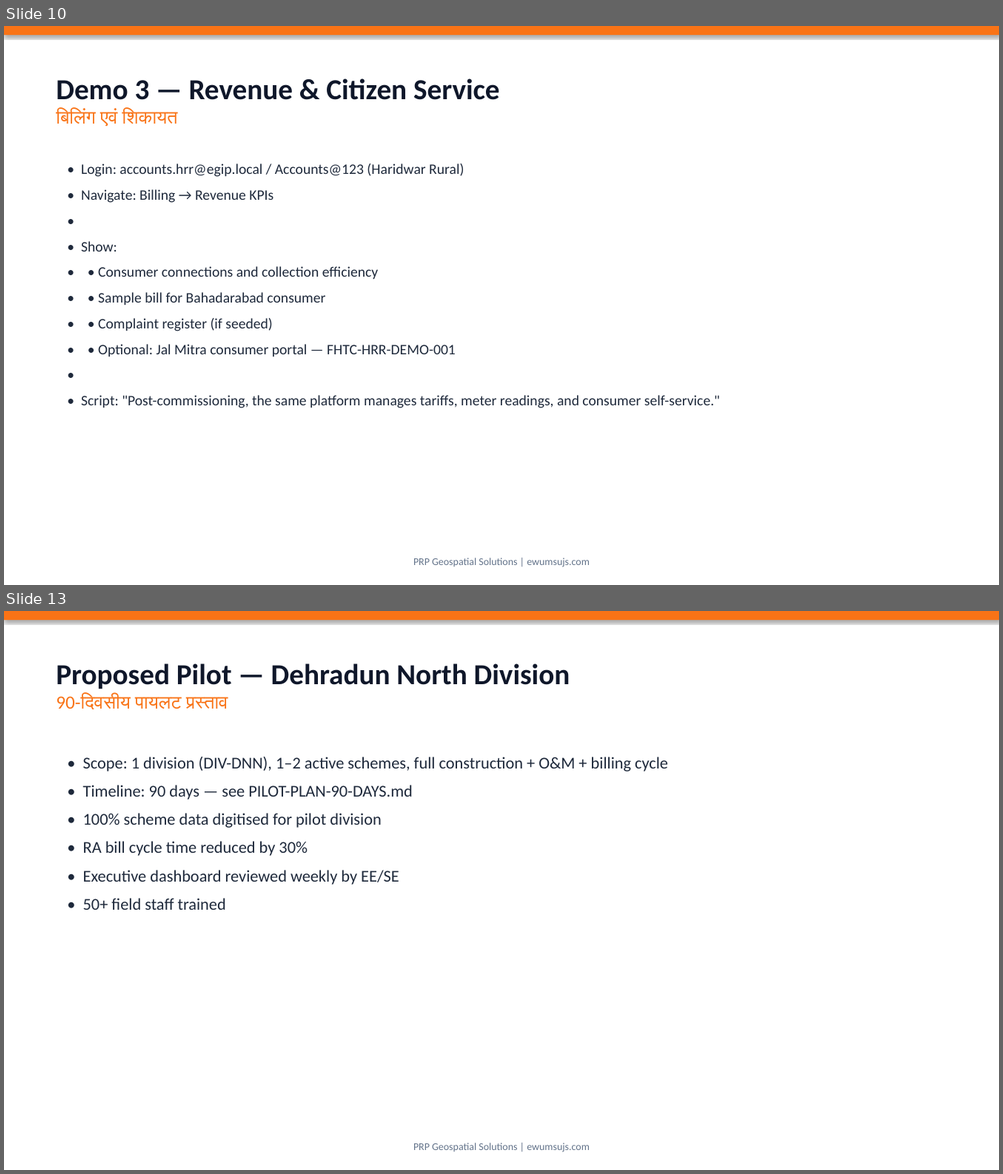
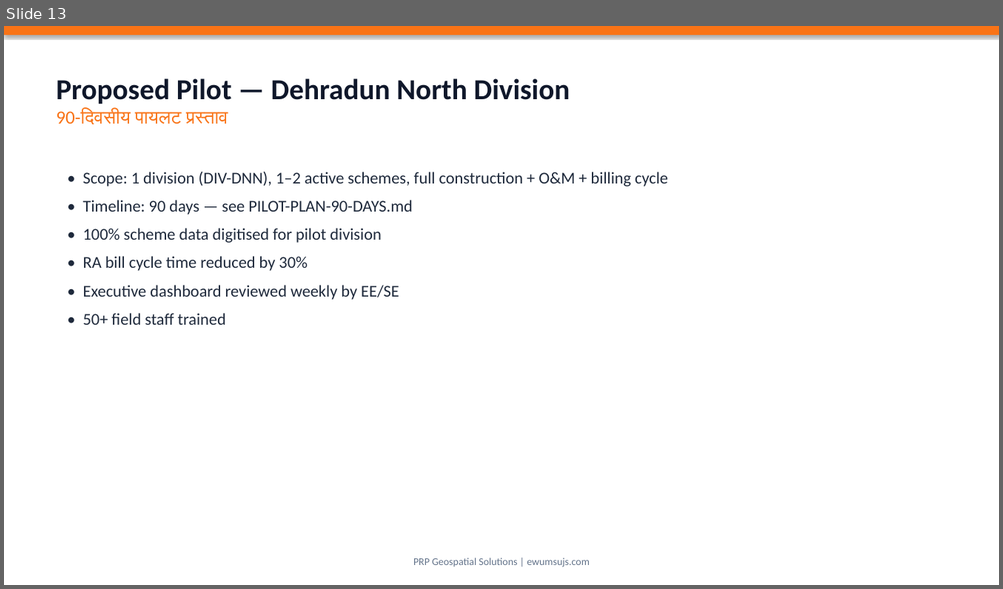
Before and after one commit to geospatialprp-dotcom/EWUMS, a slide deck: docs/ujs-presentation/EWUMS-UJS-Presentation.pptx. Shown one above the other, each under a label of ours: slides 10 and 13 before the commit, slide 13 after it; the slides between them are not shown. The pictures are 1003x1174 and 1003x589 pixels, drawn with LibreOffice and Linux fonts; fonts in the diff are those of the drawing. Boxes give left, top, right and bottom in pixels: in the first picture for what was removed or moved away, otherwise in the second. Text is boxed around its words. In the diff, an @@ line names an element or a change of style, - is before the commit and + after.

```diff
--- a/docs/ujs-presentation/EWUMS-UJS-Presentation.pptx
+++ b/docs/ujs-presentation/EWUMS-UJS-Presentation.pptx
@@ slide 10 removed at box(4, 26, 999, 585), background #FFFFFF @@
@@ rectangle removed at box(4, 26, 999, 35) @@
@@ text removed at box(56, 79, 500, 126) @@
-Demo 3 — Revenue & Citizen Service
-बिलिंग एवं शिकायत
@@ text removed at box(81, 164, 720, 409) @@
-• Login: accounts.hrr@egip.local / Accounts@123 (Haridwar Rural)
-• Navigate: Billing → Revenue KPIs
-•
-• Show:
-• • Consumer connections and collection efficiency
-• • Sample bill for Bahadarabad consumer
-• • Complaint register (if seeded)
-• • Optional: Jal Mitra consumer portal — FHTC-HRR-DEMO-001
-•
-• Script: "Post-commissioning, the same platform manages tariffs, meter readings, and consumer self-service."
@@ text removed at box(413, 558, 589, 568) @@
-PRP Geospatial Solutions | ewumsujs.com
```
Also in this commit, not shown: 3 slides changed, 5 slides added, 4 other slides removed, 3 other files.
